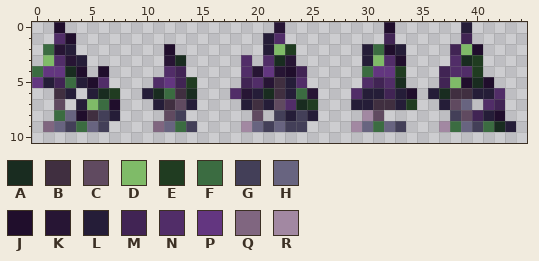
Pixel-art sprite, stored at Assets/Tiles/Plants/CorruptionInfectedSmallMushroom.png. Above is the file before it was changed.
The file is 90x22 pixels, drawn in blocks of 2x2; one block is one cell here. Colours within 5 levels of each other are drawn and written as one.
Palette (. is transparent): A #192c20  B #402f40  C #604a60  D #7fbb68  E #203c21  F #3b6c41  G #433f58  H #686480  J #200e2c  K #271534  L #251d38  M #412454  N #512d68  P #633680  Q #806680  R #a288a2
After the commit:
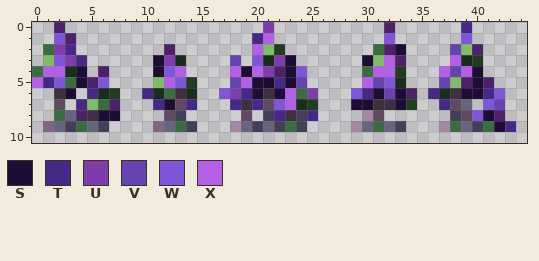
Colours new in this view: S #1d0d34  T #462987  U #7f3cab  V #6544af  W #7e56d7  X #b360e7
The author wrote: Small mushroom changes for more readability + fixed corruption bg close
Diff:
colour J: #200e2c -> #4c2168
y 0: x 21..22 .K -> U.; x 39 L -> T
y 1: x 2 N -> W; x 20..22 .LN -> TX.; x 32 M -> W; x 39 M -> W
y 2: x 2..3 KL -> UT; x 20..23 .LDE -> XDE.; x 30 L -> .; x 33 L -> S; x 38 M -> V
y 3: x 2..4 NKL -> WUT; x 11..12 .K -> SU; x 18..23 .N.NAK -> V.WAUS; x 30 L -> S; x 32 N -> X; x 38 N -> X
y 4: x 1..2 PP -> XX; x 4 J -> S; x 11..13 .NM -> SWX; x 18..24 .NKPKJM -> XSXUJSW; x 31..32 PP -> XX; x 37..40 MNNE -> XVXS
y 5: x 0..2 PLM -> XTW; x 4 L -> S; x 6 N -> W; x 11..13 NPM -> DXW; x 18..24 .MNKBLN -> VXSSTSV; x 30..32 NMN -> XVW; x 37 M -> V; x 40 A -> S
y 6: x 3 L -> S; x 5 L -> T; x 10 L -> T; x 17..23 .NKLABL -> WUTSBSX; x 25 K -> U; x 29..33 NLLML -> WTSVS; x 36 L -> T; x 39..42 BLLN -> SSTW
y 7: x 4 L -> T; x 11..12 LB -> TS; x 14 L -> T; x 18..23 .LBLCN -> TBTCWX; x 29..30 LL -> SS; x 33 L -> S; x 37 L -> T; x 41..42 NM -> WV
y 8: x 6..7 GL -> SS; x 19..23 .C.GL -> C.GTB; x 25 L -> T; x 40..41 ML -> WS
y 9: x 18..23 .RHGHG -> RHGHGF; x 42..43 AL -> ST
